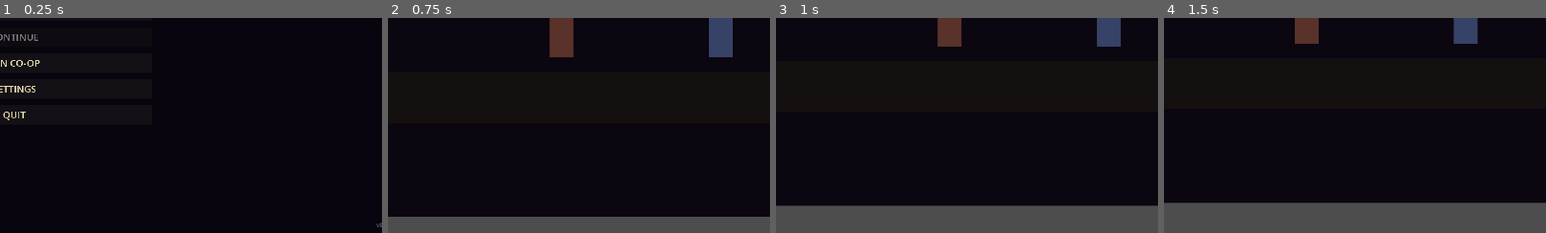
Above: before the commit, frames 1-4 (left to right).
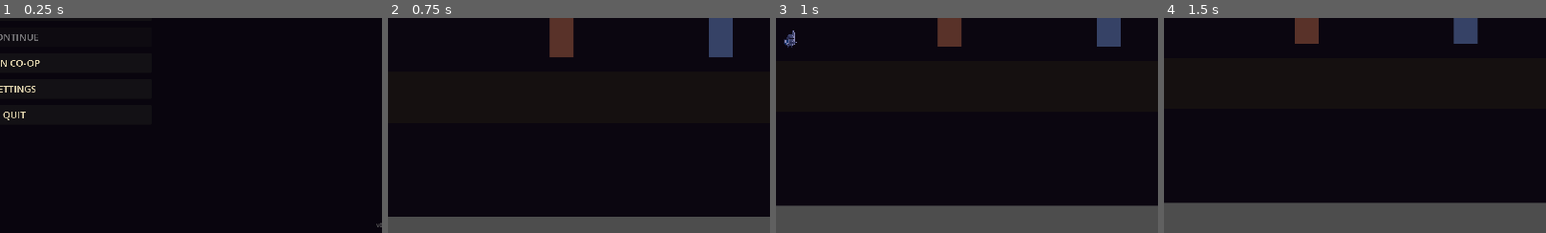
Above: after the commit, the same moments.

Repository: trieuvn/Moutain-knight
Game: Godot game, scene res://scenes/ui/main_menu.tscn
Same seed, same stepped clock (60 frames per second), same inputs: the game is played once before the commit and once after it.
Inputs (mouse positions are % of the whole screen's width and height, from its top left):
- Up to frame 1 (0.25 s): no input
- Up to frame 2 (0.75 s): click "NEW GAME" at 0.5 s
- Up to frame 3 (1 s): no input
- Up to frame 4 (1.5 s): move the mouse to (72, 45) at 1.27 s; hold D (move_right) from 1.28 s (still down); hold Shift (dodge) from 1.28 s (still down)
The pictures show only the part of the screen within x 48-98%, y 50-100%; the shares and areas given below are measured in that part.

Frames 1-2 are identical in both runs. In frame 3, 0.1% of the frame differs, in the area x 2-6%, y 5-14%; in frame 4, nothing differs.

Commit message:
feat: test assets

Diff:
--- a/scripts/bosses/base_boss.gd
+++ b/scripts/bosses/base_boss.gd
@@ -59,10 +59,18 @@
 
 func _ready() -> void:
 	add_to_group("boss")
+	_load_sprites()
 	_setup_phases()
 	_initialize_components()
 	_connect_signals()
 	EventBus.boss_spawned.emit(self)
+
+
+func _load_sprites() -> void:
+	# Override in child classes for specific sprites
+	# Default: try to load boss sprites
+	if sprite and ResourceLoader.exists("res://assets/sprites/bosses/fallen_templar_boss_1770125098193.png"):
+		SpriteLoader.setup_boss_sprite_frames(sprite)
 
 
 func _setup_phases() -> void:
--- a/scripts/enemies/base_enemy.gd
+++ b/scripts/enemies/base_enemy.gd
@@ -50,8 +50,16 @@
 
 
 func _ready() -> void:
+	_load_sprites()
 	_initialize_components()
 	_connect_signals()
+
+
+func _load_sprites() -> void:
+	# Override in child classes for specific sprites
+	# Default: try to load skeleton sprites
+	if sprite and ResourceLoader.exists("res://assets/sprites/enemies/skeleton_enemy_sprites_1770124993026.png"):
+		SpriteLoader.setup_skeleton_sprite_frames(sprite)
 
 
 func _initialize_components() -> void:
--- a/scripts/player/player.gd
+++ b/scripts/player/player.gd
@@ -51,9 +51,15 @@
 
 
 func _ready() -> void:
+	_load_sprites()
 	_initialize_components()
 	_connect_signals()
 	_apply_game_manager_stats()
+
+
+func _load_sprites() -> void:
+	# Load sprite frames from sprite sheets
+	SpriteLoader.setup_player_sprite_frames(sprite)
 
 
 func _initialize_components() -> void:
--- /dev/null
+++ b/scripts/utils/sprite_loader.gd
@@ -0,0 +1,185 @@
+# Sprite Loader - Using real downloaded sprite sheets from OpenGameArt
+extends Node
+class_name SpriteLoader
+
+# Downloaded sprite paths
+const PLAYER_SPRITESHEET = "res://assets/sprites/player/knight_spritesheet.png"
+const SKELETON_SPRITESHEET = "res://assets/sprites/enemies/skeleton_spritesheet.png"
+
+
+static func setup_player_sprite_frames(sprite: AnimatedSprite2D) -> void:
+	var sprite_frames = SpriteFrames.new()
+
+	if sprite_frames.has_animation("default"):
+		sprite_frames.remove_animation("default")
+
+	# Try to load knight spritesheet
+	var tex: Texture2D = null
+	if ResourceLoader.exists(PLAYER_SPRITESHEET):
+		tex = load(PLAYER_SPRITESHEET) as Texture2D
+		print("✓ Loaded knight spritesheet")
+	else:
+		print("✗ Could not find knight spritesheet")
+
+	if tex:
+		# Knight spritesheet layout (16x16 frames, 64x64 canvas):
+		# Row 1: idle (frames 0-4)
+		# Row 2: run (frames 5-12)
+		# Row 3: jump (frames 13-15)
+		# Row 4: fall (frames 16-17)
+		# Row 5: attack (frames 18-23)
+		# Row 6: hit (frame 24)
+		# Row 7: dead (frames 25-31)
+		# Row 8: block (frames 32-33)
+
+		_add_spritesheet_animation(sprite_frames, "idle", tex, 0, 5, 6.0, true)
+		_add_spritesheet_animation(sprite_frames, "run", tex, 5, 8, 12.0, true)
+		_add_spritesheet_animation(sprite_frames, "jump", tex, 13, 3, 10.0, false)
+		_add_spritesheet_animation(sprite_frames, "fall", tex, 16, 2, 8.0, true)
+		_add_spritesheet_animation(sprite_frames, "attack_light_1", tex, 18, 6, 15.0, false)
+		_add_spritesheet_animation(sprite_frames, "attack_light_2", tex, 18, 6, 15.0, false)
+		_add_spritesheet_animation(sprite_frames, "attack_light_3", tex, 18, 6, 15.0, false)
+		_add_spritesheet_animation(sprite_frames, "attack_heavy", tex, 18, 6, 12.0, false)
+		_add_spritesheet_animation(sprite_frames, "hurt", tex, 24, 1, 10.0, false)
+		_add_spritesheet_animation(sprite_frames, "death", tex, 25, 7, 8.0, false)
+		_add_spritesheet_animation(sprite_frames, "dodge", tex, 32, 2, 15.0, false)
+	else:
+		# Fallback to placeholder
+		_create_placeholder_animations(sprite_frames, Color(0.2, 0.4, 0.8), Vector2(48, 64))
+
+	sprite.sprite_frames = sprite_frames
+	sprite.play("idle")
+
+
+static func setup_skeleton_sprite_frames(sprite: AnimatedSprite2D) -> void:
+	var sprite_frames = SpriteFrames.new()
+
+	if sprite_frames.has_animation("default"):
+		sprite_frames.remove_animation("default")
+
+	# Try to load skeleton spritesheet
+	var tex: Texture2D = null
+	if ResourceLoader.exists(SKELETON_SPRITESHEET):
+		tex = load(SKELETON_SPRITESHEET) as Texture2D
+		print("✓ Loaded skeleton spritesheet")
+	else:
+		print("✗ Could not find skeleton spritesheet")
+
+	if tex:
+		# Skeleton spritesheet: 3 rows
+		# Row 1: walk (4 frames)
+		# Row 2: attack (7 frames)
+		# Row 3: dead (5 frames)
+
+		var width = tex.get_width()
+		var height = tex.get_height()
+		var rows = 3
+		var frame_height = height / rows
+
+		# Walk animation - row 1
+		_add_skeleton_row(sprite_frames, "idle", tex, 0, 4, frame_height, 6.0, true)
+		_add_skeleton_row(sprite_frames, "walk", tex, 0, 4, frame_height, 8.0, true)
+
+		# Attack animation - row 2
+		_add_skeleton_row(sprite_frames, "attack", tex, 1, 7, frame_height, 12.0, false)
+
+		# Dead animation - row 3
+		_add_skeleton_row(sprite_frames, "hurt", tex, 2, 2, frame_height, 10.0, false)
+		_add_skeleton_row(sprite_frames, "death", tex, 2, 5, frame_height, 8.0, false)
+	else:
+		# Fallback
+		_create_placeholder_animations(sprite_frames, Color(0.7, 0.7, 0.7), Vector2(32, 48))
+
+	sprite.sprite_frames = sprite_frames
+	sprite.play("idle")
+
+
+static func setup_boss_sprite_frames(sprite: AnimatedSprite2D) -> void:
+	var sprite_frames = SpriteFrames.new()
+
+	if sprite_frames.has_animation("default"):
+		sprite_frames.remove_animation("default")
+
+	# Boss uses larger placeholder for now
+	_create_placeholder_animations(sprite_frames, Color(0.8, 0.2, 0.2), Vector2(80, 100))
+
+	sprite.sprite_frames = sprite_frames
+	sprite.play("idle")
+
+
+# Add animation from horizontal spritesheet (all frames in one row)
+static func _add_spritesheet_animation(
+	frames: SpriteFrames,
+	anim_name: String,
+	texture: Texture2D,
+	start_frame: int,
+	frame_count: int,
+	speed: float,
+	loop: bool
+) -> void:
+	frames.add_animation(anim_name)
+	frames.set_animation_speed(anim_name, speed)
+	frames.set_animation_loop(anim_name, loop)
+
+	# Spritesheet is 64x64 per frame in a horizontal strip
+	var frame_size = 64
+
+	for i in range(frame_count):
+		var atlas = AtlasTexture.new()
+		atlas.atlas = texture
+		atlas.region = Rect2((start_frame + i) * frame_size, 0, frame_size, frame_size)
+		frames.add_frame(anim_name, atlas)
+
+
+# Add animation from skeleton spritesheet row
+static func _add_skeleton_row(
+	frames: SpriteFrames,
+	anim_name: String,
+	texture: Texture2D,
+	row: int,
+	frame_count: int,
+	row_height: float,
+	speed: float,
+	loop: bool
+) -> void:
+	frames.add_animation(anim_name)
+	frames.set_animation_speed(anim_name, speed)
+	frames.set_animation_loop(anim_name, loop)
+
+	var width = texture.get_width()
+	var frame_width = width / frame_count
+
+	for i in range(frame_count):
+		var atlas = AtlasTexture.new()
+		atlas.atlas = texture
+		atlas.region = Rect2(i * frame_width, row * row_height, frame_width, row_height)
+		frames.add_frame(anim_name, atlas)
+
+
+static func _create_placeholder_animations(frames: SpriteFrames, color: Color, size: Vector2) -> void:
+	var tex = _create_placeholder(color, size)
+	var animations = ["idle", "run", "jump", "fall", "dodge",
+					  "attack_light_1", "attack_light_2", "attack_light_3",
+					  "attack_heavy", "attack_slash", "attack_overhead", "attack_shield",
+					  "hurt", "death", "walk", "attack"]
+
+	for anim_name in animations:
+		frames.add_animation(anim_name)
+		frames.set_animation_speed(anim_name, 8.0)
+		frames.set_animation_loop(anim_name, anim_name in ["idle", "run", "walk", "fall"])
+		frames.add_frame(anim_name, tex)
+
+
+static func _create_placeholder(color: Color, size: Vector2) -> ImageTexture:
+	var img = Image.create(int(size.x), int(size.y), false, Image.FORMAT_RGBA8)
+	img.fill(color)
+
+	var border = color.darkened(0.3)
+	for x in range(int(size.x)):
+		img.set_pixel(x, 0, border)
+		img.set_pixel(x, int(size.y) - 1, border)
+	for y in range(int(size.y)):
+		img.set_pixel(0, y, border)
+		img.set_pixel(int(size.x) - 1, y, border)
+
+	return ImageTexture.create_from_image(img)
Binary file removed: assets/sprites/bosses/fallen_templar_boss_1770125098193.png
Not shown, changed: assets/sprites/bosses/fallen_templar_boss_1770125098193.png.import
Binary file added: assets/sprites/bosses/templar_idle.png
Not shown, added: assets/sprites/bosses/templar_idle.png.import
Binary file added: assets/sprites/enemies/skeleton_attack.png
Not shown, added: assets/sprites/enemies/skeleton_attack.png.import
Binary file removed: assets/sprites/enemies/skeleton_enemy_sprites_1770124993026.png
Not shown, changed: assets/sprites/enemies/skeleton_enemy_sprites_1770124993026.png.import
Binary file added: assets/sprites/enemies/skeleton_idle.png
Not shown, added: assets/sprites/enemies/skeleton_idle.png.import
Binary file added: assets/sprites/enemies/skeleton_spritesheet.png
Not shown, added: assets/sprites/enemies/skeleton_spritesheet.png.import
(and 54 more such lines)
